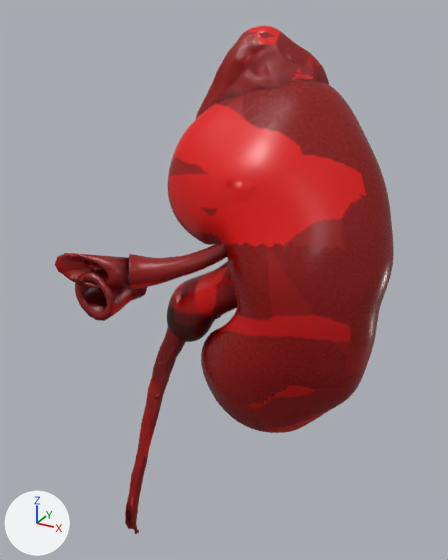
What one commit did to the glTF model public/3d/modeli/organi-3d/ledvica.glb.
Rendered twice from a camera (50 mm lens) standing at (0.0679, -0.1298, 0.0738) and looking at (-0.004, 0.001, 0.0084). Every picture has the same lights, and +X, +Y and +Z are marked at lower left. The picture after the commit comes second. Where no turn or scale is listed for an object, it has been applied to the vertices. Vertices at exactly the same position are counted once.

Objects in the first picture: 'Anterior branch of renal artery.l', 'Evklid renal pelvis and calyces (lastno)', 'Left renal artery', 'Left renal vein', 'Posterior branch of renal artery.l', 'Suprarenal gland.l', 'Ureter.l', 'kidney_capsule_L (HRA)'.
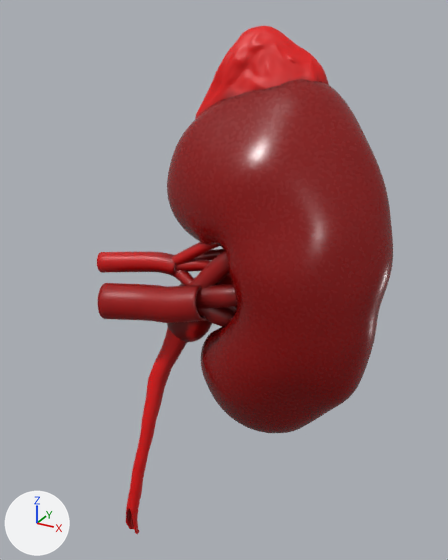
What changed in the scene script:
```text
Change me_mesh_002:
    remove me_mesh_002.from_pydata(...)  # 6548 vertices, 13092 faces; spans x -0.0197..0.0197, y -0.0095..0.0095, z -0.0248..0.0248
    add me_mesh_002.from_pydata(...)  # 5978 vertices, 11952 faces; spans x -0.0197..0.0197, y -0.0095..0.0095, z -0.0248..0.0248
    me_mesh_002 part 1: 125 vertices moved within x -0.0197..0.0192, y -0.0093..0.0089, z -0.0241..0.0239; 1517 vertices removed from x -0.0197..0.0194, y -0.0095..0.0095, z -0.0247..0.0247; 947 vertices added at x -0.0197..0.0194, y -0.0094..0.0095, z -0.0247..0.0247
    me_mesh_002 part 2: 7394 kept faces spanning x -0.0196..0.0197, y -0.0095..0.0094, z -0.0248..0.0248 get new texture (UV) coordinates
    me_mesh_002 part 3: 2239 kept faces spanning x -0.0193..0.0169, y -0.0091..0.0074, z -0.0221..0.0179 get new vertex colours; the middle colour goes from red #c30000 to red #9b0000
Change me_vh_m_kidney_capsule_l_004:
    remove me_vh_m_kidney_capsule_l_004.from_pydata(...)  # 19299 vertices, 38578 faces; spans x -0.0297..0.0297, y -0.0199..0.0199, z -0.0471..0.0471
    add me_vh_m_kidney_capsule_l_004.from_pydata(...)  # 17632 vertices, 35245 faces; spans x -0.0297..0.0297, y -0.0199..0.0199, z -0.0471..0.0471
    me_vh_m_kidney_capsule_l_004 part 4: 105 vertices moved from x -0.0289..0.0286, y -0.0188..0.0199, z -0.046..0.041 to x -0.0289..0.0286, y -0.0188..0.0199, z -0.0461..0.0408; 3205 vertices removed from x -0.0294..0.0295, y -0.0196..0.0199, z -0.0467..0.047; 1538 vertices added at x -0.0294..0.0295, y -0.0195..0.0199, z -0.0467..0.047
    me_vh_m_kidney_capsule_l_004 part 5: 25558 kept faces spanning x -0.0297..0.0297, y -0.0199..0.0199, z -0.0471..0.0471 get new texture (UV) coordinates
Change me_suprarenal_gland_l_002:
    remove me_suprarenal_gland_l_002.from_pydata(...)  # 1146 vertices, 2288 faces; spans x -0.0173..0.0173, y -0.0073..0.0073, z -0.0162..0.0162
    add me_suprarenal_gland_l_002.from_pydata(...)  # 1047 vertices, 2090 faces; spans x -0.0173..0.0173, y -0.0073..0.0073, z -0.0162..0.0162
    me_suprarenal_gland_l_002 part 6: 1 vertex moved from x -0.0027, y 0.0071, z 0.0069 to x -0.0022, y 0.0072, z 0.0071; 193 vertices removed from x -0.0173..0.0173, y -0.0066..0.0072, z -0.0161..0.015; 95 vertices added at x -0.0173..0.0173, y -0.0065..0.0072, z -0.0161..0.0149
    me_suprarenal_gland_l_002 part 7: 1476 kept faces spanning x -0.0173..0.0173, y -0.0073..0.0073, z -0.0162..0.0162 get new texture (UV) coordinates
    me_suprarenal_gland_l_002 part 8: 67 kept faces spanning x -0.0172..0.0171, y -0.0061..0.0072, z -0.0143..0.0106 get new vertex colours; the middle colour goes from red #cf0000 to red #d30000
    other edits to the shape of me_suprarenal_gland_l_002 do not show in these pictures
Change me_ureter_l_003:
    remove me_ureter_l_003.from_pydata(...)  # 582 vertices, 1164 faces; spans x -0.0089..0.0089, y -0.0169..0.0169, z -0.033..0.033
    add me_ureter_l_003.from_pydata(...)  # 531 vertices, 1062 faces; spans x -0.0089..0.0089, y -0.0166..0.0166, z -0.033..0.033
    me_ureter_l_003 part 9: 1 vertex moved within x -0.0056, y -0.0161, z -0.0321; 581 vertices removed from x -0.0089..0.0089, y -0.0169..0.0169, z -0.033..0.033; 530 vertices added at x -0.0089..0.0089, y -0.0166..0.0166, z -0.033..0.033
Remove ob_anterior_branch_of_renal_artery_l:
    ob_anterior_branch_of_renal_artery_l = bpy.data.objects.new('Anterior branch of renal artery.l', me_anterior_branch_of_renal_artery_l_003)
Change ob_evklid_renal_pelvis_and_calyces__lastno:
    ob_evklid_renal_pelvis_and_calyces__lastno.location: (0.0, 0.0018, 0.0115) -> (0.0, 0.0016, 0.0115)
Change ob_kidney_capsule_l__hra:
    ob_kidney_capsule_l__hra.location: (0.0081, 0.0054, 0.0125) -> (0.0081, 0.0052, 0.0125)
Remove ob_left_renal_artery:
    ob_left_renal_artery = bpy.data.objects.new('Left renal artery', me_left_renal_artery_003)
Remove ob_left_renal_vein:
    ob_left_renal_vein = bpy.data.objects.new('Left renal vein', me_left_renal_vein_003)
Remove ob_posterior_branch_of_renal_artery_l:
    ob_posterior_branch_of_renal_artery_l = bpy.data.objects.new('Posterior branch of renal artery.l', me_posterior_branch_of_renal_artery_l_003)
Change ob_suprarenal_gland_l:
    ob_suprarenal_gland_l.location: (0.0006, 0.0127, 0.0537) -> (0.0006, 0.0125, 0.0536)
Add ob_renal_vein__lastno:
    ob_renal_vein__lastno = bpy.data.objects.new('Renal vein (lastno)', me_renal_vein__lastno__001)  # 1420 vertices, 2840 faces; spans x -0.0251..0.0251, y -0.0102..0.0102, z -0.0163..0.0163
    ob_renal_vein__lastno.location = (-0.0071, -0.0092, 0.0112)
Add ob_renal_artery__lastno:
    ob_renal_artery__lastno = bpy.data.objects.new('Renal artery (lastno)', me_renal_artery__lastno__001)  # 2320 vertices, 4640 faces; spans x -0.0264..0.0264, y -0.0122..0.0122, z -0.0155..0.0155
    ob_renal_artery__lastno.location = (-0.0114, 0.0014, 0.013)
```

What differs and where, as boxes [x1, y1, x2, y2] in the pictures (448 x 560 px; the box of a moved part takes in the faces that stretch with it):
'kidney_capsule_L (HRA)', reshaped, moved: before [168, 79, 394, 433]; after [167, 79, 393, 433]
'Renal vein (lastno)', added (red): after [98, 251, 237, 327]
'Suprarenal gland.l', reshaped, moved: before [196, 26, 329, 119]; after [195, 26, 329, 119]
'Evklid renal pelvis and calyces (lastno)', reshaped, moved: before [167, 261, 237, 342]; after [167, 278, 232, 342]
'Ureter.l', reshaped: before [125, 316, 221, 534]; after [126, 328, 187, 534]
'Renal artery (lastno)', added (red): after [97, 242, 237, 312]
'Anterior branch of renal artery.l', deleted (red): before [129, 243, 227, 289]
'Left renal vein', deleted (red): before [75, 269, 147, 321]
'Left renal artery', deleted (red): before [54, 253, 129, 288]
'Posterior branch of renal artery.l', deleted (mostly hidden): before [166, 256, 179, 258]
part 1 of me_mesh_002, moved or reshaped: before [167, 262, 237, 342]; after [167, 278, 231, 342]
part 2 of me_mesh_002, surface changed: before [167, 261, 237, 342]; after [168, 278, 232, 342]
part 3 of me_mesh_002, recoloured: before [167, 261, 237, 342]; after [179, 278, 232, 342]
part 4 of me_vh_m_kidney_capsule_l_004, built on: before [171, 82, 394, 432]; after [171, 83, 393, 433]
part 5 of me_vh_m_kidney_capsule_l_004, surface changed (darker): [168, 79, 393, 433] in both
part 6 of me_suprarenal_gland_l_002, built on: before [198, 28, 329, 117]; after [197, 28, 329, 117]
part 7 of me_suprarenal_gland_l_002, surface changed (lighter): [196, 27, 325, 118] in both
part 8 of me_suprarenal_gland_l_002, recoloured (lighter): [269, 53, 325, 81] in both
